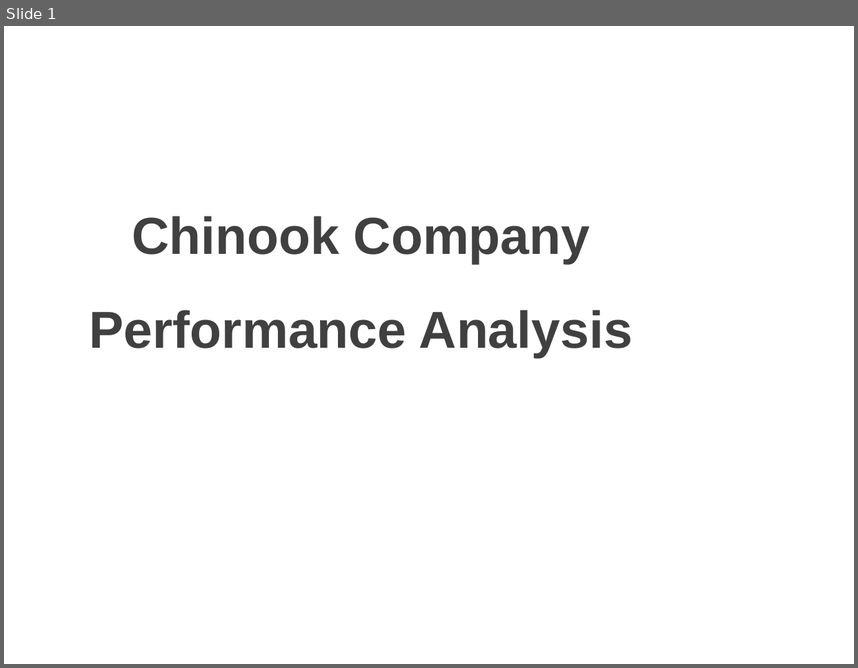
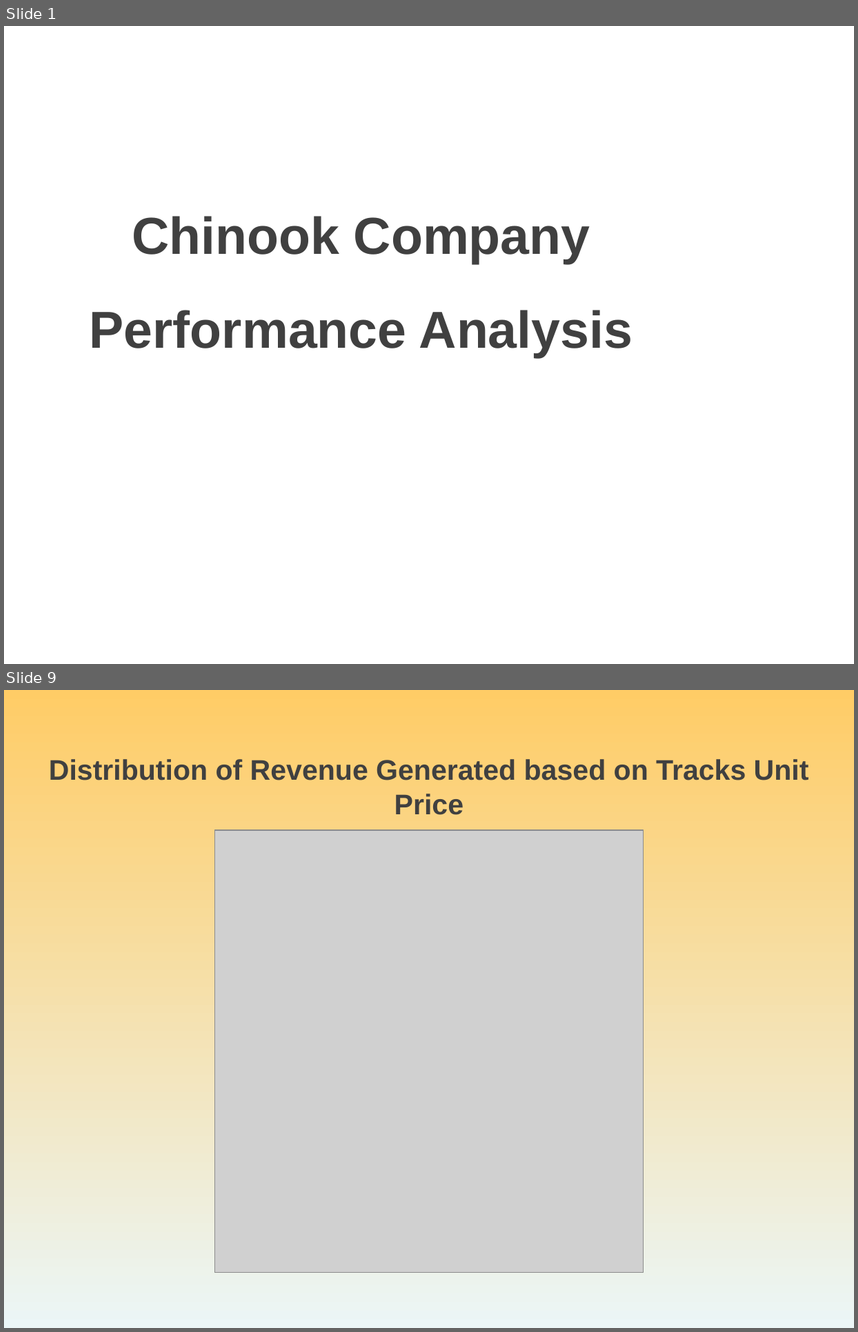
Before and after one commit to ElnazRMZ/CHINOOK-repo, a slide deck: docs/Powerpoint_Elnaz_Ramezani.ppt. Shown one above the other, each under a label of ours: slide 1 before the commit, slides 1 and 9 after it; the slides between them are not shown. The pictures are 858x668 and 858x1332 pixels, drawn with LibreOffice and Linux fonts; fonts in the diff are those of the drawing; grey boxes stand for pictures; background and template pictures are left out. Boxes give left, top, right and bottom in pixels: in the first picture for what was removed or moved away, otherwise in the second. Text is boxed around its words. In the diff, an @@ line names an element or a change of style, - is before the commit and + after.

```diff
--- a/docs/Powerpoint_Elnaz_Ramezani.ppt
+++ b/docs/Powerpoint_Elnaz_Ramezani.ppt
@@ slide 9 added at (4,690,854,1328), background gradient #FFCC66 to #EBF6F7 @@
@@ text added at (49,759,809,815), 24 pt, text #404040, bold @@
+Distribution of Revenue Generated based on Tracks Unit Price
@@ picture added at (215,830,643,1272) @@
```
Also in this commit, not shown: 3 slides changed, 7 other slides added, 2 slides removed, 1 other file.
